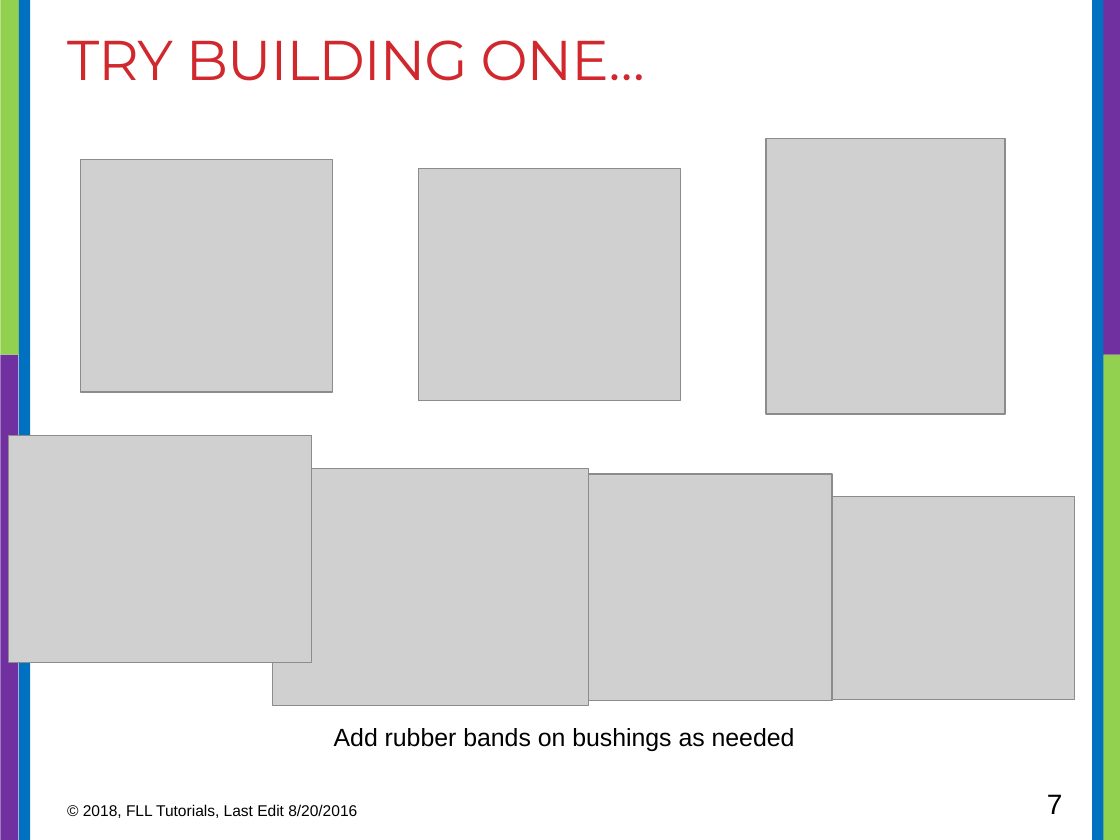
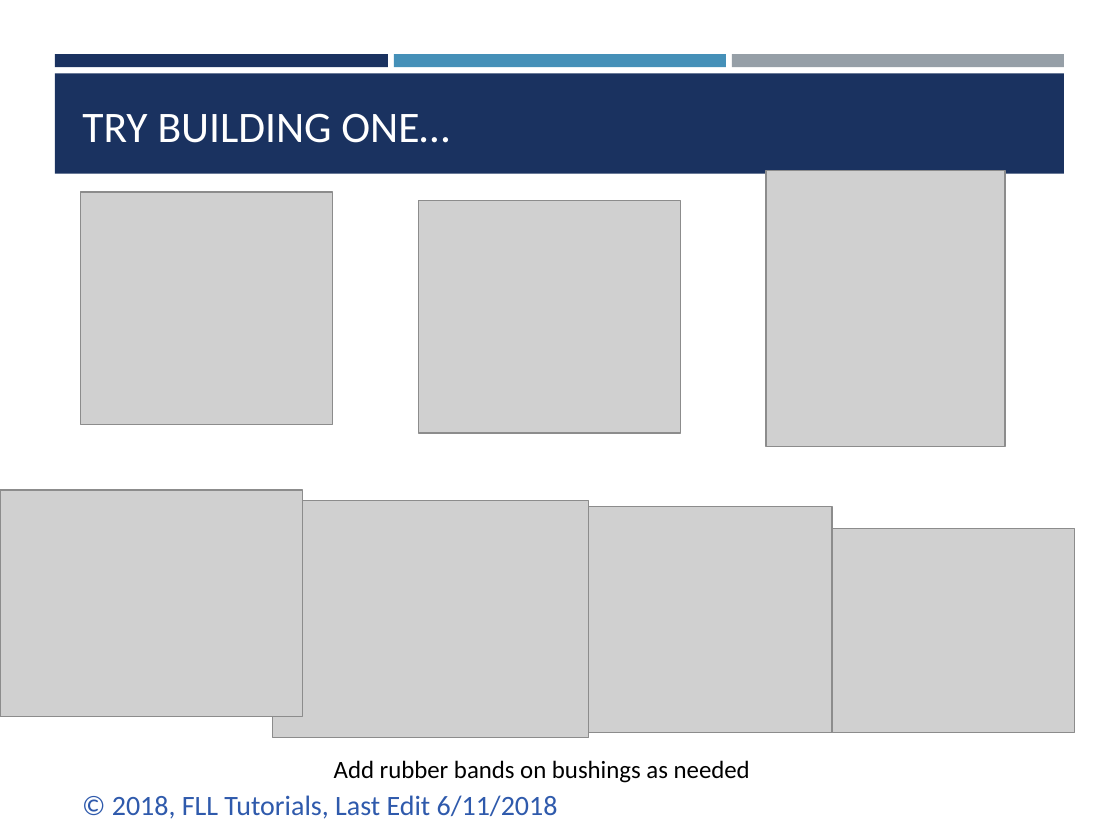
Before and after one commit to ev3lessons/FLL-Tutorials, a slide deck: slide 7 of translations/en-us/RobotGame/PassiveAttachments.pptx. Drawn at 1120x840 pixels with LibreOffice and Linux fonts; fonts in the diff are those of the drawing; grey boxes stand for pictures. Boxes give left, top, right and bottom in pixels: in the first picture for what was removed or moved away, otherwise in the second. Text is boxed around its words. In the diff, an @@ line names an element or a change of style, - is before the commit and + after.

```diff
--- a/translations/en-us/RobotGame/PassiveAttachments.pptx
+++ b/translations/en-us/RobotGame/PassiveAttachments.pptx
@@ rectangle removed at [0, 0, 22, 355] @@
@@ rectangle removed at [19, 0, 30, 840] @@
@@ rectangle removed at [1092, 0, 1103, 840] @@
@@ rectangle removed at [1098, 0, 1120, 355] @@
@@ rectangle added at [55, 54, 388, 67], fill #1A3260 @@
@@ rectangle added at [394, 54, 726, 67], fill #4590B8 @@
@@ rectangle added at [732, 54, 1064, 67], fill #969FA7 @@
@@ rectangle added at [55, 74, 1064, 174], fill #1A3260 @@
@@ title "TRY BUILDING ONE…": place and size @@
-title "TRY BUILDING ONE…" at [67, 40, 645, 81]
+title "TRY BUILDING ONE…" at [82, 113, 449, 143]
@@ title "TRY BUILDING ONE…" at [82, 113, 449, 143]: size 36 to 28 pt, font Montserrat to Calibri, text colour #D1282E to #FFFFFF, letter spacing -0.6 to 0 pt; vertical alignment top to bottom @@
@@ rectangle removed at [0, 355, 18, 840] @@
@@ rectangle removed at [1102, 355, 1120, 840] @@
@@ picture: place and size @@
-picture at [9, 436, 311, 663]
+picture at [0, 489, 302, 717]
@@ picture: place and size @@
-picture at [273, 468, 589, 706]
+picture at [273, 501, 589, 738]
@@ picture: place and size @@
-picture at [832, 496, 1074, 700]
+picture at [832, 529, 1074, 732]
@@ 4 pictures, 1 text: place and size @@
-4 pictures, 1 text at [81, 138, 1005, 751]
+4 pictures, 1 text at [81, 170, 1005, 783]
@@ text "Add rubber bands on bushings ..." at [334, 760, 750, 783]: font Arial to Calibri @@
@@ text at [112, 795, 558, 819]: text changed; size 10 to 18 pt; font Arial to Calibri; text colour #000000 to #2F5AAC @@
-© 2018, FLL Tutorials, Last Edit 8/20/2016
+© 2018, FLL Tutorials, Last Edit 6/11/2018
@@ page number removed at [1047, 794, 1063, 814] @@
-7
```
Also in this commit, not shown: 7 other slides changed, 18 other files.
